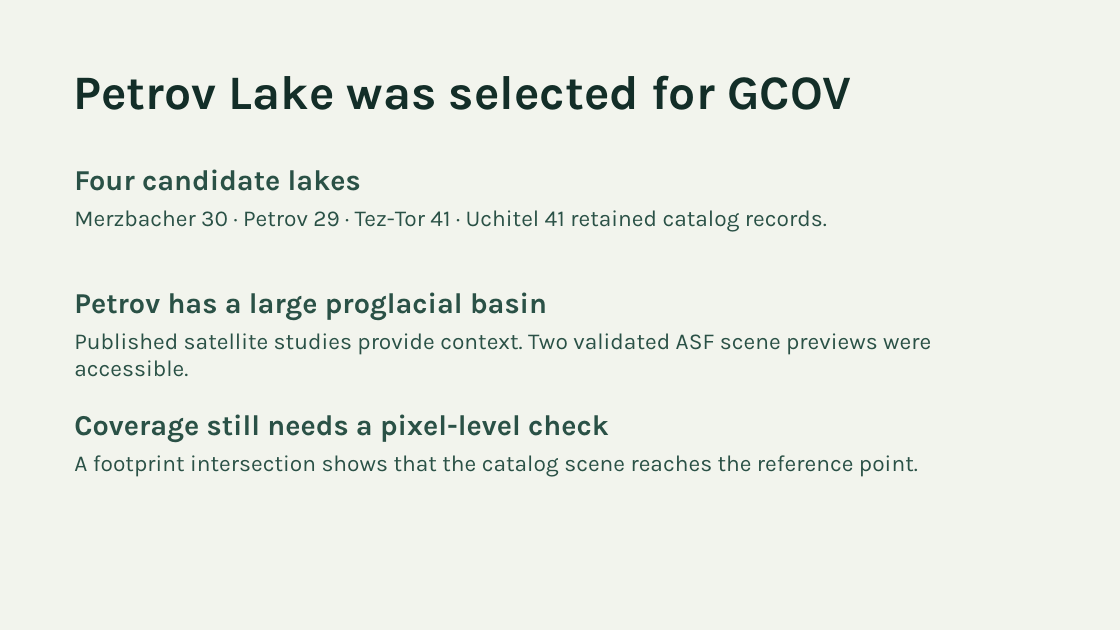
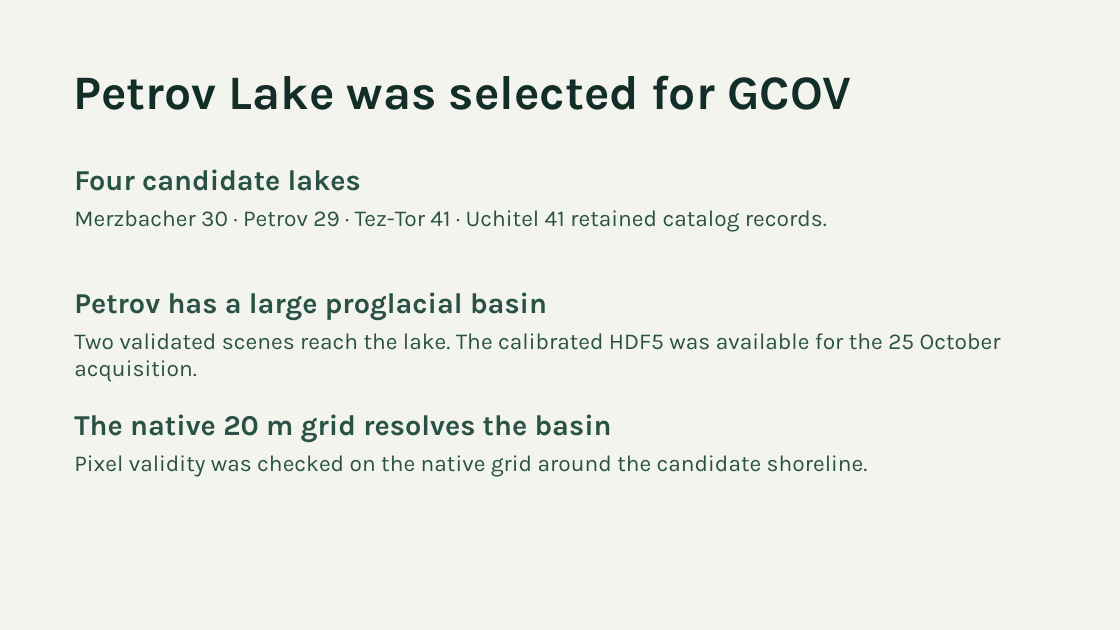
Before and after one commit to erturx/glacierguard, a slide deck: slide 3 of submission/glacierguard.pptx. Drawn at 1120x630 pixels with LibreOffice and Linux fonts; fonts in the diff are those of the drawing. Boxes give left, top, right and bottom in pixels: in the first picture for what was removed or moved away, otherwise in the second. Text is boxed around its words. In the diff, an @@ line names an element or a change of style, - is before the commit and + after.

Commit message:
Measure Petrov Lake from calibrated NISAR GCOV

```diff
--- a/submission/glacierguard.pptx
+++ b/submission/glacierguard.pptx
@@ text at [74, 333, 1001, 382]: text changed @@
-Published satellite studies provide context. Two validated ASF scene previews were accessible.
+Two validated scenes reach the lake. The calibrated HDF5 was available for the 25 October acquisition.
@@ text at [74, 414, 612, 442]: text changed @@
-Coverage still needs a pixel-level check
+The native 20 m grid resolves the basin
@@ text at [74, 455, 868, 477]: text changed @@
-A footprint intersection shows that the catalog scene reaches the reference point.
+Pixel validity was checked on the native grid around the candidate shoreline.
```
Also in this commit, not shown: 1 other slide changed, 1 slide added, 1 slide removed, 9 other files.
